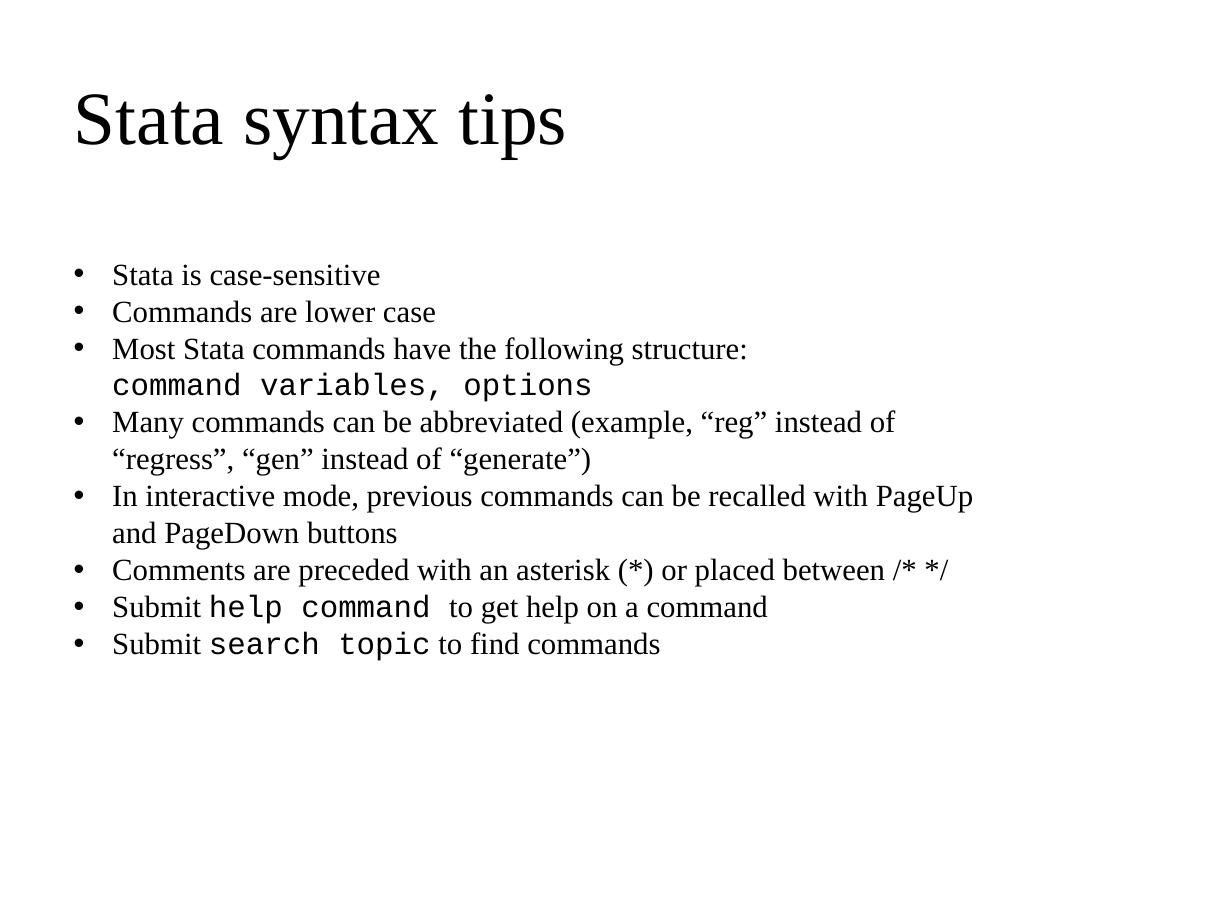
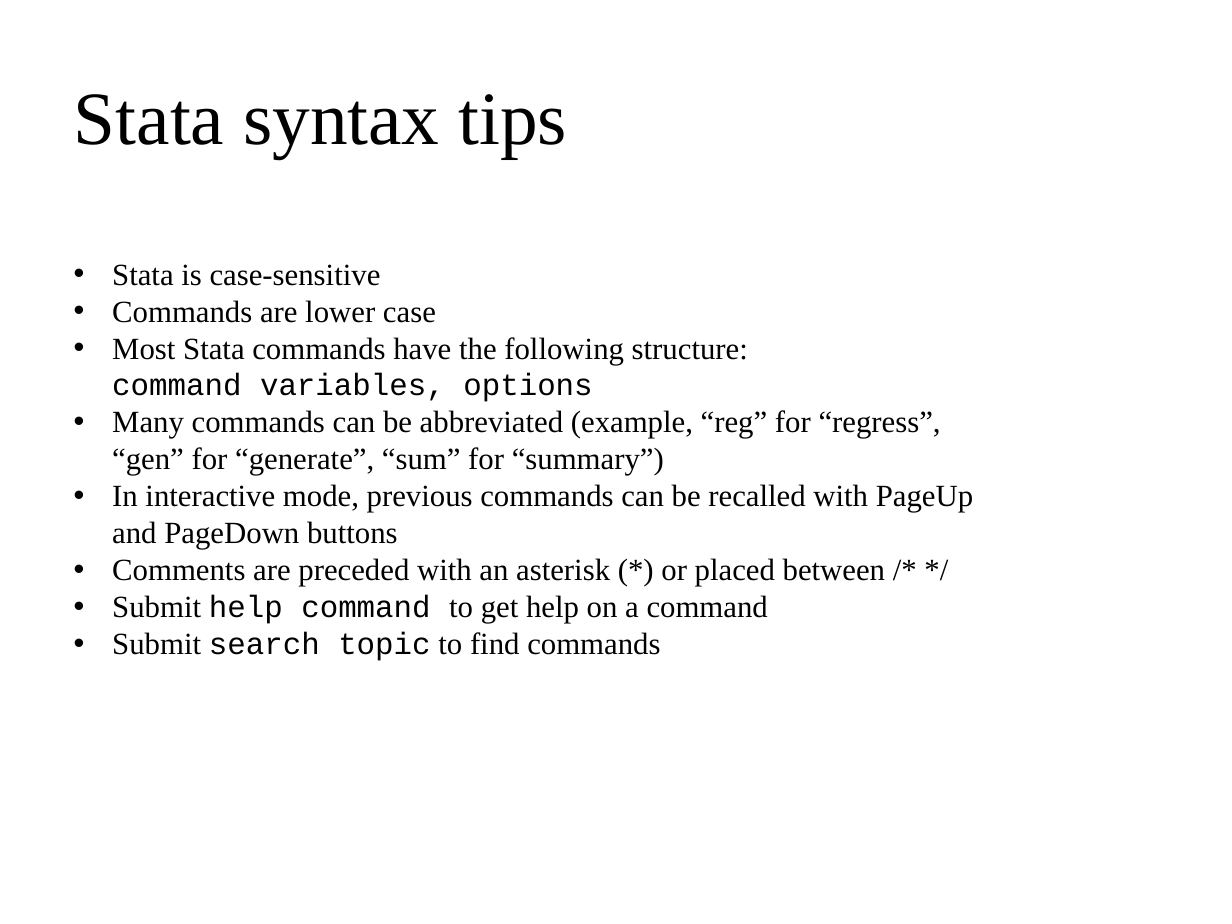
Before and after one commit to clayford/IntroStata, a slide deck: slide 7 of IntroToStata.pptx. Drawn at 1232x924 pixels with LibreOffice and Linux fonts; fonts in the diff are those of the drawing; background and template pictures are left out. Boxes give left, top, right and bottom in pixels: in the first picture for what was removed or moved away, otherwise in the second. Text is boxed around its words. In the diff, an @@ line names an element or a change of style, - is before the commit and + after.

```diff
--- a/IntroToStata.pptx
+++ b/IntroToStata.pptx
@@ text at (x1=112, y1=410, x2=941, y2=475): text changed @@
-• Many commands can be abbreviated (example, “reg” instead of “regress”, “gen” instead of “generate”)
+• Many commands can be abbreviated (example, “reg” for “regress”, “gen” for “generate”, “sum” for “summary”)
```
Also in this commit, not shown: 5 other slides changed, 1 other file.
